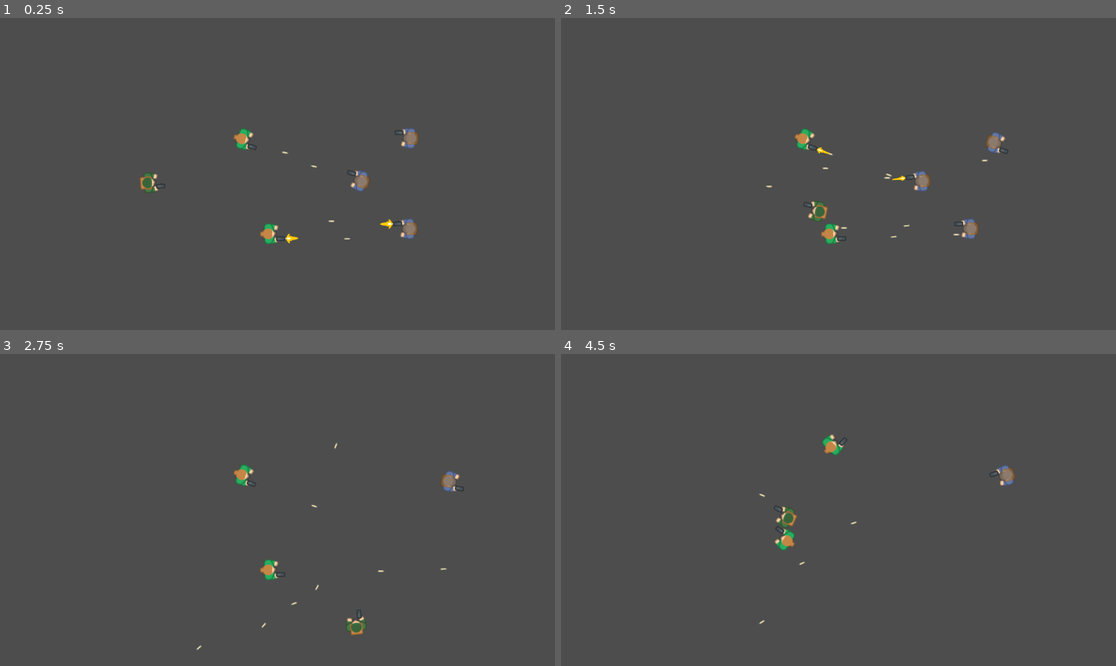
Above: before the commit, frames 1-4 (two rows, left to right).
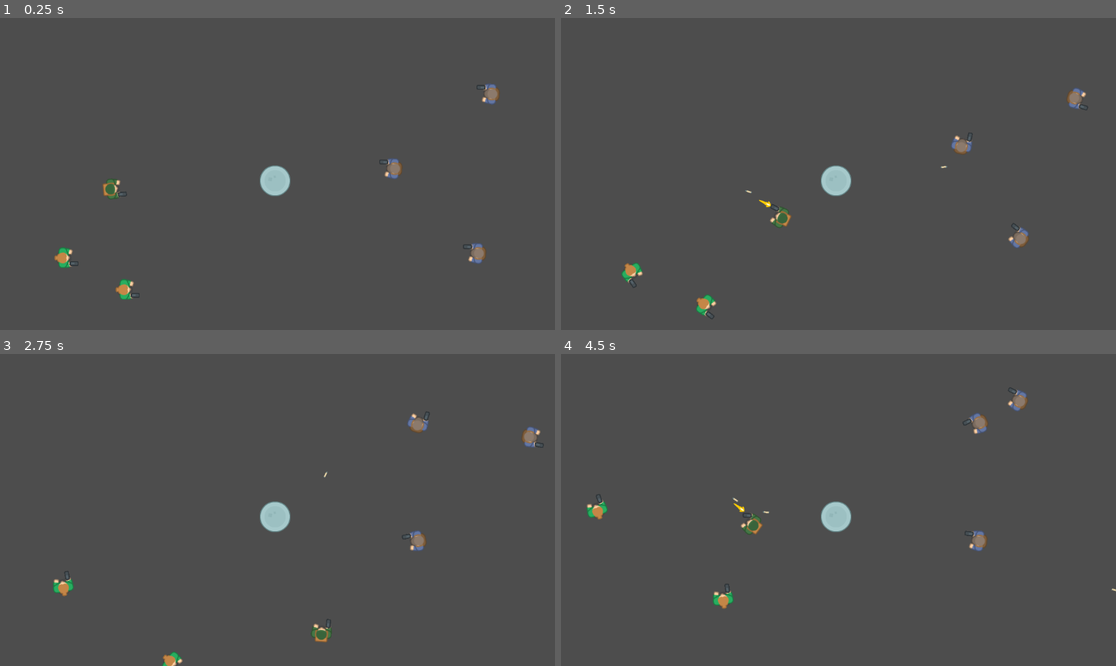
Above: after the commit, the same moments.

Repository: ZeromaXHe/MyGitRepository
Game: Godot game, scene res://scenes/main.tscn
Same seed, same stepped clock (60 frames per second), same inputs: the game is played once before the commit and once after it.
Inputs (mouse positions are in pixels of both pictures, inside the frame that each line leads up to):
- Up to frame 1 (0.25 s): no input
- Up to frame 2 (1.5 s): move the mouse to (960, 158) at 0.52 s; hold D (right) 0.53-1.28 s; click (960, 158) at 0.6 s; move the mouse to (727, 189) at 1.27 s; hold S (down) from 1.28 s (still down); click (727, 189) at 1.35 s
- Up to frame 3 (2.75 s): move the mouse to (333, 441) at 2.02 s; release S (down) at 2.03 s; hold D (right) from 2.03 s (still down); click (333, 441) at 2.1 s
- Up to frame 4 (4.5 s): move the mouse to (810, 572) at 2.77 s; release D (right) at 2.78 s; hold W (up) 2.78-3.53 s; click (810, 572) at 2.85 s; move the mouse to (1005, 556) at 3.52 s; hold A (left) from 3.53 s (still down); click (1005, 556) at 3.6 s; tap R (reload, bound only after the commit) at 4.15 s; move the mouse to (672, 463) at 4.27 s; click (672, 463) at 4.35 s

The runs differ from the first frame. In frame 1, 2.4% of the frame differs, in the area x 9-90%, y 20-91%; in frame 2, 2.5%, in the area x 10-95%, y 22-97%; in frame 3, 2.0%; in frame 4, 2.1%.

Commit message:
feature(GodotDemo): 《Godot 俯角射击游戏教程（jmbiv）》 P11 ~ 12 内容：装弹、占领基地

Diff:
--- a/GodotDemo/GodotProjects/project.godot
+++ b/GodotDemo/GodotProjects/project.godot
@@ -46,3 +46,8 @@
 "events": [Object(InputEventMouseButton,"resource_local_to_scene":false,"resource_name":"","device":-1,"window_id":0,"a …(253 unchanged characters)…
 ]
 }
+reload={
+"deadzone": 0.5,
+"events": [Object(InputEventKey,"resource_local_to_scene":false,"resource_name":"","device":-1,"window_id":0,"alt_pressed":false,"shift_pressed":false,"ctrl_pressed":false,"meta_pressed":false,"pressed":false,"keycode":82,"physical_keycode":0,"key_label":0,"unicode":114,"echo":false,"script":null)
+]
+}
--- /dev/null
+++ b/GodotDemo/GodotProjects/scenes/ai.tscn
@@ -0,0 +1,22 @@
+[gd_scene load_steps=3 format=3 uid="uid://dd70ves4up5d8"]
+
+[ext_resource type="Script" path="res://scripts/ai.gd" id="1_yulys"]
+
+[sub_resource type="CircleShape2D" id="CircleShape2D_nbyld"]
+radius = 300.0
+
+[node name="AI" type="Node2D"]
+script = ExtResource("1_yulys")
+
+[node name="DetectionZone" type="Area2D" parent="."]
+visible = false
+
+[node name="CollisionShape2D" type="CollisionShape2D" parent="DetectionZone"]
+shape = SubResource("CircleShape2D_nbyld")
+
+[node name="PatrolTimer" type="Timer" parent="."]
+one_shot = true
+
+[connection signal="body_entered" from="DetectionZone" to="." method="_on_detection_zone_body_entered"]
+[connection signal="body_exited" from="DetectionZone" to="." method="_on_detection_zone_body_exited"]
+[connection signal="timeout" from="PatrolTimer" to="." method="_on_patrol_timer_timeout"]
--- a/GodotDemo/GodotProjects/scenes/ally.tscn
+++ b/GodotDemo/GodotProjects/scenes/ally.tscn
@@ -1,21 +1,18 @@
-[gd_scene load_steps=9 format=3 uid="uid://cuu4tbysrr5nv"]
+[gd_scene load_steps=8 format=3 uid="uid://cuu4tbysrr5nv"]
 
-[ext_resource type="Script" path="res://scripts/enemy.gd" id="1_dmxsc"]
+[ext_resource type="Script" path="res://scripts/actor.gd" id="1_174qu"]
 [ext_resource type="Texture2D" uid="uid://bke3jih5i35mr" path="res://assets/top_down_shooter/PNG/Woman Green/womanGreen_hold.png" id="2_u1smu"]
 [ext_resource type="PackedScene" uid="uid://x8xciy0vnhyb" path="res://scenes/weapon.tscn" id="3_e4b4j"]
 [ext_resource type="PackedScene" uid="uid://cohfrt8h7aasg" path="res://scenes/health.tscn" id="4_jjtml"]
-[ext_resource type="Script" path="res://scripts/ai.gd" id="5_08uym"]
+[ext_resource type="PackedScene" uid="uid://dd70ves4up5d8" path="res://scenes/ai.tscn" id="5_lgu5r"]
 [ext_resource type="PackedScene" uid="uid://iesf8n20ul1b" path="res://scenes/team.tscn" id="6_r3vll"]
 
 [sub_resource type="CapsuleShape2D" id="CapsuleShape2D_mndd7"]
 radius = 13.0
 height = 42.0
 
-[sub_resource type="CircleShape2D" id="CircleShape2D_nbyld"]
-radius = 300.0
-
 [node name="Ally" type="CharacterBody2D" groups=["enemy"]]
-script = ExtResource("1_dmxsc")
+script = ExtResource("1_174qu")
 
 [node name="BodyImg" type="Sprite2D" parent="."]
 texture = ExtResource("2_u1smu")
@@ -24,23 +21,11 @@
 shape = SubResource("CapsuleShape2D_mndd7")
 
 [node name="Weapon" parent="." instance=ExtResource("3_e4b4j")]
-position = Vector2(23, 11)
+position = Vector2(16, 12)
 
 [node name="Health" parent="." instance=ExtResource("4_jjtml")]
 
-[node name="AI" type="Node2D" parent="."]
-script = ExtResource("5_08uym")
-
-[node name="DetectionZone" type="Area2D" parent="AI"]
-
-[node name="CollisionShape2D" type="CollisionShape2D" parent="AI/DetectionZone"]
-shape = SubResource("CircleShape2D_nbyld")
-
-[node name="PatrolTimer" type="Timer" parent="AI"]
-one_shot = true
+[node name="AI" parent="." instance=ExtResource("5_lgu5r")]
 
 [node name="Team" parent="." instance=ExtResource("6_r3vll")]
-
-[connection signal="body_entered" from="AI/DetectionZone" to="AI" method="_on_detection_zone_body_entered"]
-[connection signal="body_exited" from="AI/DetectionZone" to="AI" method="_on_detection_zone_body_exited"]
-[connection signal="timeout" from="AI/PatrolTimer" to="AI" method="_on_patrol_timer_timeout"]
+team = 1
--- /dev/null
+++ b/GodotDemo/GodotProjects/scenes/capturable_base.tscn
@@ -0,0 +1,28 @@
+[gd_scene load_steps=5 format=3 uid="uid://cj7v1r6xwgcd4"]
+
+[ext_resource type="Script" path="res://scripts/capturable_base.gd" id="1_mee0a"]
+[ext_resource type="Texture2D" uid="uid://co0ivafep016u" path="res://assets/top_down_shooter/PNG/Tiles/tile_359.png" id="2_tskdc"]
+[ext_resource type="PackedScene" uid="uid://iesf8n20ul1b" path="res://scenes/team.tscn" id="3_lll4i"]
+
+[sub_resource type="CircleShape2D" id="CircleShape2D_p427t"]
+radius = 158.079
+
+[node name="CapturableBase" type="Area2D"]
+position = Vector2(571, 338)
+script = ExtResource("1_mee0a")
+
+[node name="CollisionShape2D" type="CollisionShape2D" parent="."]
+shape = SubResource("CircleShape2D_p427t")
+
+[node name="Sprite2D" type="Sprite2D" parent="."]
+texture = ExtResource("2_tskdc")
+
+[node name="Team" parent="." instance=ExtResource("3_lll4i")]
+
+[node name="CaptureTimer" type="Timer" parent="."]
+wait_time = 5.0
+one_shot = true
+
+[connection signal="body_entered" from="." to="." method="_on_body_entered"]
+[connection signal="body_exited" from="." to="." method="_on_body_exited"]
+[connection signal="timeout" from="CaptureTimer" to="." method="_on_capture_timer_timeout"]
--- a/GodotDemo/GodotProjects/scenes/enemy.tscn
+++ b/GodotDemo/GodotProjects/scenes/enemy.tscn
@@ -1,21 +1,18 @@
-[gd_scene load_steps=9 format=3 uid="uid://85miqhtewjo7"]
+[gd_scene load_steps=8 format=3 uid="uid://85miqhtewjo7"]
 
-[ext_resource type="Script" path="res://scripts/enemy.gd" id="1_bvvt1"]
+[ext_resource type="Script" path="res://scripts/actor.gd" id="1_yn0yq"]
 [ext_resource type="Texture2D" uid="uid://dyb4jamce3we7" path="res://assets/top_down_shooter/PNG/Survivor 1/survivor1_hold.png" id="2_v2r1y"]
 [ext_resource type="PackedScene" uid="uid://x8xciy0vnhyb" path="res://scenes/weapon.tscn" id="3_i3kpc"]
 [ext_resource type="PackedScene" uid="uid://cohfrt8h7aasg" path="res://scenes/health.tscn" id="4_bgqy4"]
-[ext_resource type="Script" path="res://scripts/ai.gd" id="5_3e4ip"]
+[ext_resource type="PackedScene" uid="uid://dd70ves4up5d8" path="res://scenes/ai.tscn" id="5_sajmh"]
 [ext_resource type="PackedScene" uid="uid://iesf8n20ul1b" path="res://scenes/team.tscn" id="6_qytbh"]
 
 [sub_resource type="CapsuleShape2D" id="CapsuleShape2D_mndd7"]
 radius = 13.0
 height = 42.0
 
-[sub_resource type="CircleShape2D" id="CircleShape2D_nbyld"]
-radius = 300.0
-
 [node name="Enemy" type="CharacterBody2D" groups=["enemy"]]
-script = ExtResource("1_bvvt1")
+script = ExtResource("1_yn0yq")
 
 [node name="BodyImg" type="Sprite2D" parent="."]
 texture = ExtResource("2_v2r1y")
@@ -24,24 +21,11 @@
 shape = SubResource("CapsuleShape2D_mndd7")
 
 [node name="Weapon" parent="." instance=ExtResource("3_i3kpc")]
-position = Vector2(23, 11)
+position = Vector2(15, 13)
 
 [node name="Health" parent="." instance=ExtResource("4_bgqy4")]
 
-[node name="AI" type="Node2D" parent="."]
-script = ExtResource("5_3e4ip")
-
-[node name="DetectionZone" type="Area2D" parent="AI"]
-
-[node name="CollisionShape2D" type="CollisionShape2D" parent="AI/DetectionZone"]
-shape = SubResource("CircleShape2D_nbyld")
-
-[node name="PatrolTimer" type="Timer" parent="AI"]
-one_shot = true
+[node name="AI" parent="." instance=ExtResource("5_sajmh")]
 
 [node name="Team" parent="." instance=ExtResource("6_qytbh")]
-team = 1
-
-[connection signal="body_entered" from="AI/DetectionZone" to="AI" method="_on_detection_zone_body_entered"]
-[connection signal="body_exited" from="AI/DetectionZone" to="AI" method="_on_detection_zone_body_exited"]
-[connection signal="timeout" from="AI/PatrolTimer" to="AI" method="_on_patrol_timer_timeout"]
+team = 2
--- a/GodotDemo/GodotProjects/scenes/main.tscn
+++ b/GodotDemo/GodotProjects/scenes/main.tscn
@@ -1,34 +1,37 @@
-[gd_scene load_steps=6 format=3 uid="uid://d3gcnkeh4l36e"]
+[gd_scene load_steps=7 format=3 uid="uid://d3gcnkeh4l36e"]
 
 [ext_resource type="Script" path="res://scripts/main.gd" id="1_2etsu"]
 [ext_resource type="PackedScene" uid="uid://boqbliqf408al" path="res://scenes/player.tscn" id="1_nf8fj"]
 [ext_resource type="Script" path="res://scripts/bullet_manager.gd" id="3_fdg2q"]
 [ext_resource type="PackedScene" uid="uid://85miqhtewjo7" path="res://scenes/enemy.tscn" id="4_eaets"]
 [ext_resource type="PackedScene" uid="uid://cuu4tbysrr5nv" path="res://scenes/ally.tscn" id="5_gi44o"]
+[ext_resource type="PackedScene" uid="uid://cj7v1r6xwgcd4" path="res://scenes/capturable_base.tscn" id="6_w1ort"]
 
 [node name="Main" type="Node"]
 script = ExtResource("1_2etsu")
 
+[node name="CapturableBase" parent="." instance=ExtResource("6_w1ort")]
+
 [node name="Player" parent="." instance=ExtResource("1_nf8fj")]
-position = Vector2(309, 342)
+position = Vector2(232, 355)
 
 [node name="BulletManager" type="Node2D" parent="."]
 script = ExtResource("3_fdg2q")
 
 [node name="Enemy" parent="." instance=ExtResource("4_eaets")]
-position = Vector2(749, 339)
+position = Vector2(817, 313)
 rotation = 3.18061
 
 [node name="Ally" parent="." instance=ExtResource("5_gi44o")]
-position = Vector2(559, 448)
+position = Vector2(132, 498)
 
 [node name="Enemy2" parent="." instance=ExtResource("4_eaets")]
-position = Vector2(849, 438)
+position = Vector2(991, 489)
 rotation = 3.18061
 
 [node name="Enemy3" parent="." instance=ExtResource("4_eaets")]
-position = Vector2(851, 250)
+position = Vector2(1019, 158)
 rotation = 3.18061
 
 [node name="Ally2" parent="." instance=ExtResource("5_gi44o")]
-position = Vector2(504, 251)
+position = Vector2(259, 564)
--- a/GodotDemo/GodotProjects/scenes/player.tscn
+++ b/GodotDemo/GodotProjects/scenes/player.tscn
@@ -22,6 +22,7 @@
 [node name="Health" parent="." instance=ExtResource("5_d07sl")]
 
 [node name="Weapon" parent="." instance=ExtResource("4_2qbsl")]
-position = Vector2(24, 9)
+position = Vector2(15, 13)
 
 [node name="Team" parent="." instance=ExtResource("5_ywvu5")]
+team = 1
--- a/GodotDemo/GodotProjects/scenes/weapon.tscn
+++ b/GodotDemo/GodotProjects/scenes/weapon.tscn
@@ -33,9 +33,39 @@
 "values": [true, false]
 }
 
+[sub_resource type="Animation" id="Animation_u3mgl"]
+resource_name = "reload"
+tracks/0/type = "value"
+tracks/0/imported = false
+tracks/0/enabled = true
+tracks/0/path = NodePath("Weapon/Gun:rotation")
+tracks/0/interp = 1
+tracks/0/loop_wrap = true
+tracks/0/keys = {
+"times": PackedFloat32Array(0, 0.5, 1),
+"transitions": PackedFloat32Array(1, 1, 1),
+"update": 0,
+"values": [0.0, -1.5708, 0.0]
+}
+tracks/1/type = "method"
+tracks/1/imported = false
+tracks/1/enabled = true
+tracks/1/path = NodePath("Weapon")
+tracks/1/interp = 1
+tracks/1/loop_wrap = true
+tracks/1/keys = {
+"times": PackedFloat32Array(1),
+"transitions": PackedFloat32Array(1),
+"values": [{
+"args": [],
+"method": &"_end_reload"
+}]
+}
+
 [sub_resource type="AnimationLibrary" id="AnimationLibrary_0i6aj"]
 _data = {
-"muzzle_flash": SubResource("Animation_u5e25")
+"muzzle_flash": SubResource("Animation_u5e25"),
+"reload": SubResource("Animation_u3mgl")
 }
 
 [node name="Weapon" type="Node2D"]
@@ -44,12 +74,12 @@
 
 [node name="Gun" type="Sprite2D" parent="."]
 texture = ExtResource("3_h1vs1")
+offset = Vector2(6, 0)
 
 [node name="Muzzle" type="Node2D" parent="."]
-position = Vector2(9, 0)
+position = Vector2(20, 0)
 
 [node name="Barrel" type="Node2D" parent="."]
-position = Vector2(-8, 0)
 
 [node name="AttackCooldown" type="Timer" parent="."]
 wait_time = 0.2
@@ -57,9 +87,8 @@
 
 [node name="MuzzleFlash" type="Sprite2D" parent="."]
 visible = false
-position = Vector2(24, 0)
+position = Vector2(29, 0)
 rotation = -1.57079
-scale = Vector2(0.3, 1.2)
 texture = ExtResource("4_bmw0x")
 
 [node name="AnimationPlayer" type="AnimationPlayer" parent="."]
--- a/GodotDemo/GodotProjects/scripts/ai.gd
+++ b/GodotDemo/GodotProjects/scripts/ai.gd
@@ -60,6 +60,8 @@
 	self.weapon = weapon
 	self.team = team
 
+	weapon.weapon_out_of_ammo.connect(handle_reload)
+
 
 func set_state(new_state: State):
 	if new_state == state:
@@ -72,6 +74,11 @@
 
 	state = new_state
 	state_changed.emit(new_state)
+
+
+func handle_reload():
+	weapon.start_reload()
+
 
 func _on_detection_zone_body_entered(body: Node):
 	print("detected body entered!")
--- /dev/null
+++ b/GodotDemo/GodotProjects/scripts/capturable_base.gd
@@ -0,0 +1,73 @@
+extends Area2D
+
+signal base_captured(new_team: Team.TeamName)
+
+@export var neutral_color: Color = Color(1, 1, 1)
+@export var player_color: Color = Color(0, 1, 0)
+@export var enemy_color: Color = Color(0, 0.5, 1)
+
+@onready var team = $Team
+@onready var capture_timer = $CaptureTimer
+@onready var sprite_2d = $Sprite2D
+
+var player_unit_count: int = 0
+var enemy_unit_count: int = 0
+var team_to_capture: Team.TeamName = Team.TeamName.NEUTRAL
+
+func _on_body_entered(body: Node2D) -> void:
+	if body.has_method("get_team"):
+		var body_team = body.get_team()
+		if body_team == Team.TeamName.ENEMY:
+			enemy_unit_count += 1
+		elif body_team == Team.TeamName.PLAYER:
+			player_unit_count += 1
+		check_whether_base_can_be_captured()
+
+
+func _on_body_exited(body: Node2D) -> void:
+	if body.has_method("get_team"):
+		var body_team = body.get_team()
+		if body_team == Team.TeamName.ENEMY:
+			enemy_unit_count -= 1
+		elif body_team == Team.TeamName.PLAYER:
+			player_unit_count -= 1
+		check_whether_base_can_be_captured()
+
+
+func check_whether_base_can_be_captured():
+	var majority_team = get_team_with_majority()
+	if majority_team == Team.TeamName.NEUTRAL:
+		return
+	if majority_team == team.team:
+		print("reinforcement, stop capture timer")
+		team_to_capture = Team.TeamName.NEUTRAL
+		capture_timer.stop()
+	else:
+		print("base under attack, start capture timer")
+		team_to_capture = majority_team
+		capture_timer.start()
+
+
+func get_team_with_majority() -> Team.TeamName:
+	if enemy_unit_count == player_unit_count:
+		return Team.TeamName.NEUTRAL
+	elif enemy_unit_count > player_unit_count:
+		return Team.TeamName.ENEMY
+	else:
+		return Team.TeamName.PLAYER
+
+
+func set_team(new_team: Team.TeamName):
+	team.team = new_team
+	base_captured.emit(new_team)
+	match new_team:
+		Team.TeamName.NEUTRAL:
+			sprite_2d.modulate = neutral_color
+		Team.TeamName.ENEMY:
+			sprite_2d.modulate = enemy_color
+		Team.TeamName.PLAYER:
+			sprite_2d.modulate = player_color
+
+
+func _on_capture_timer_timeout() -> void:
+	set_team(team_to_capture)
--- a/GodotDemo/GodotProjects/scripts/player.gd
+++ b/GodotDemo/GodotProjects/scripts/player.gd
@@ -14,7 +14,6 @@
 
 func _physics_process(delta):
 	get_input()
-	shoot()
 	move_and_slide()
 
 
@@ -26,9 +25,15 @@
 #			.normalized() * speed
 
 
-func shoot():
-	if Input.is_action_just_pressed("shoot"):
+func _unhandled_input(event: InputEvent) -> void:
+	if event.is_action_released("shoot"):
 		weapon.shoot()
+	elif event.is_action_released("reload"):
+		reload()
+
+
+func reload():
+	weapon.start_reload()
 
 
 func get_team() -> Team.TeamName:
--- a/GodotDemo/GodotProjects/scripts/team.gd
+++ b/GodotDemo/GodotProjects/scripts/team.gd
@@ -2,8 +2,9 @@
 class_name Team
 
 enum TeamName {
+	NEUTRAL,
 	PLAYER,
-	ENEMY
+	ENEMY,
 }
 
-@export var team: TeamName = TeamName.PLAYER
+@export var team: TeamName = TeamName.NEUTRAL
--- a/GodotDemo/GodotProjects/scripts/weapon.gd
+++ b/GodotDemo/GodotProjects/scripts/weapon.gd
@@ -1,5 +1,7 @@
 extends Node2D
 class_name Weapon
+
+signal weapon_out_of_ammo
 
 @export var bullet_scene: PackedScene
 
@@ -7,17 +9,33 @@
 @onready var barrel: Node2D = $Barrel
 @onready var attack_cooldown: Timer = $AttackCooldown
 @onready var animation_player: AnimationPlayer = $AnimationPlayer
+@onready var muzzle_flash: Sprite2D = $MuzzleFlash
 
 var team: Team.TeamName = -1
+var max_ammo: int = 10
+var current_ammo: int = max_ammo
+
+
+func _ready() -> void:
+	muzzle_flash.hide()
 
 
 func initialize(team: Team.TeamName):
 	self.team = team
 
 
+func start_reload():
+	print("reloading!")
+	animation_player.play("reload")
+
+
+func _end_reload():
+	current_ammo = max_ammo
+
+
 func shoot():
-	# 冷却时间中
-	if not attack_cooldown.is_stopped():
+	# 子弹不足/冷却时间中/没有子弹实例
+	if current_ammo <= 0 or not attack_cooldown.is_stopped() or bullet_scene == null:
 #		print("attack_cooldown.is_stopped():" + str(attack_cooldown.is_stopped()))
 		return
 
@@ -31,3 +49,6 @@
 	attack_cooldown.start()
 	# 播放枪口闪光动画
 	animation_player.play("muzzle_flash")
+	current_ammo -= 1
+	if current_ammo == 0:
+		weapon_out_of_ammo.emit()
Binary file added: GodotDemo/GodotProjects/assets/top_down_shooter/PNG/Tiles/tile_359.png
Not shown, added: GodotDemo/GodotProjects/assets/top_down_shooter/PNG/Tiles/tile_359.png.import
Not shown: 1 places in GodotDemo/GodotProjects/scenes/weapon.tscn that only renumber resources
Renamed: GodotDemo/GodotProjects/scripts/enemy.gd -> GodotDemo/GodotProjects/scripts/actor.gd
